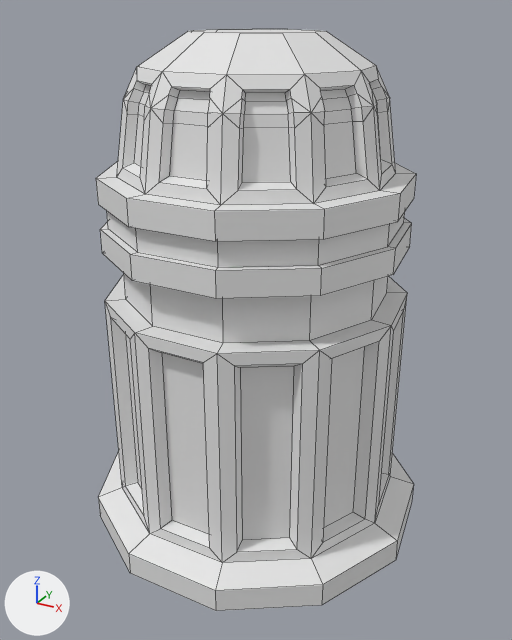
What one commit did to the Blender file Assets/Models/g_eshaker.blend.
One viewpoint serves both versions: a 50 mm camera at (2.28, -4.16, 3.64) aimed at (0.02, -0.05, 1.58). Arrows for +X, +Y and +Z are at lower left; the lights stay in place. Mesh edges are drawn as thin lines.
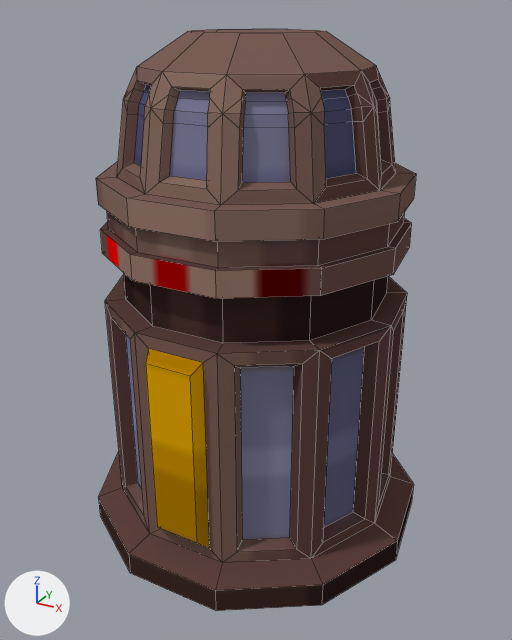
The newer file is also rescaled (x0.451) as a whole; pictures and numbers use the older file's frame.

The change in detail:
Picture 'g_eshaker.png' (img_g_eshaker_png) is new.
Material 'g_eshaker' (mat_g_eshaker) is new.
Its texture is img_g_eshaker_png.
me_cylinder_002 is used by ob_cylinder_001; location (0.0, 0.0, 0.0).
Verts and faces of me_cylinder_002; kept vertices keep their numbers, new ones are numbered from 484.
Before the commit, vertices of me_cylinder_002: 121 (0.0, 1.25, 0.0), 122 (0.68, 1.05, 0.0), 123 (1.14, 0.52, 0.0) at pixel (411, 501), 124 (1.24, -0.18, 0.0) at pixel (395, 560), 125 (0.95, -0.82, 0.0) at pixel (321, 605).
Before the commit, vertices of me_cylinder_002: 126 (0.35, -1.2, 0.0) at pixel (215, 610), 127 (-0.35, -1.2, 0.0) at pixel (130, 573), 128 (-0.95, -0.82, 0.0) at pixel (100, 515), 129 (-1.24, -0.18, 0.0), 130 (-1.14, 0.52, 0.0).
Before the commit, vertices of me_cylinder_002: 131 (-0.68, 1.05, 0.0), 196 (0.16, -0.94, 0.35), 197 (0.16, -0.94, 1.66), 198 (-0.16, -0.94, 1.66) at pixel (161, 352), 199 (-0.16, -0.94, 0.35) at pixel (171, 520).
Before the commit, vertices of me_cylinder_002: 212 (-0.42, 0.85, 0.35), 213 (-0.42, 0.85, 1.66), 214 (-0.11, 0.95, 1.66), 215 (-0.11, 0.95, 0.35).
me_cylinder_002 had 484 vertices, 496 faces and spanned x -1.24..1.24, y -1.2..1.25, z 0.0..3.51.
me_cylinder_002 now has 484 vertices, 497 faces and spans x -1.24..1.24, y -1.2..1.25, z 0.0..3.51.
Part 1, on me_cylinder_002:
Vertex 196 moves to (0.16, -1.11, 0.42), pixel (197, 543).
Vertex 199 moves to (-0.16, -1.11, 0.42), pixel (157, 527).
Vertex 197 moves to (0.16, -1.11, 1.66), pixel (190, 376).
Vertex 198 moves to (-0.16, -1.11, 1.66), pixel (145, 363).
Vertex 212 moves to (-0.47, 1.02, 0.42).
Vertex 213 moves to (-0.47, 1.02, 1.66).
Vertex 214 moves to (-0.16, 1.11, 1.66).
Vertex 215 moves to (-0.16, 1.11, 0.42).
New faces: (121, 122, 123, 124, 125, 126, 127, 128, 129, 130, 131).
me_cylinder_002 part 2: 496 faces spanning x -1.24..1.24, y -1.2..1.25, z 0.0..3.51 switch from no material to mat_g_eshaker (picture img_g_eshaker_png).

What differs and where, as boxes (x1, y1, x2, y2) in the pictures (512 x 640 px):
part 1 of me_cylinder_002, built on: before (148, 348, 209, 548); after (146, 348, 209, 548)
part 2 of me_cylinder_002, recoloured (grey to brown): (96, 29, 416, 611) in both
